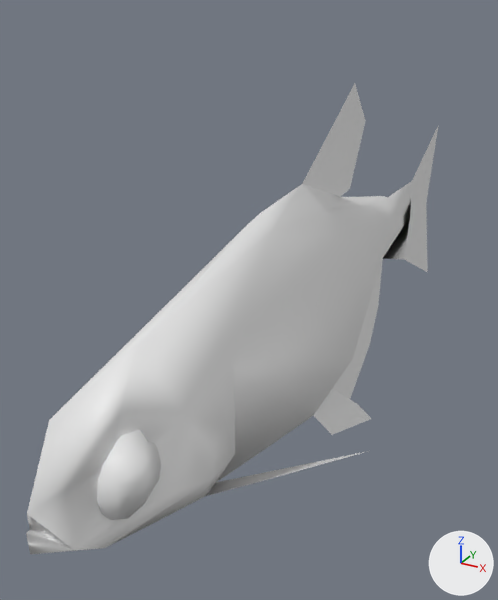
Two versions of the glTF model apps/web/public/assets/fish/neon-tetra/lod2.glb, one commit apart.
One viewpoint serves both versions: a 50 mm camera at (0.0149, -0.0281, 0.0165) aimed at (-0.0042, 0.0067, -0.0009). The axes (+X, +Y, +Z) are drawn at lower right. The lights are the same throughout. The older version comes first. Vertices at exactly the same position are counted once.

Names of what the first picture shows: 'neon-tetra'.
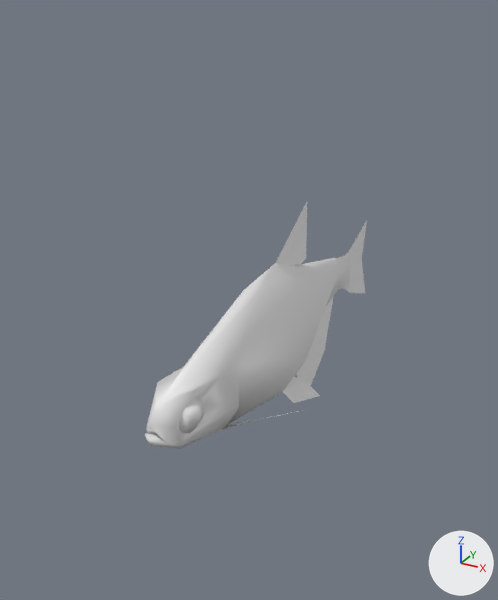
Pixel boxes (x1, y1, x2, y2) of what changed, in the pictures (498 x 600 px; the box of a moved part takes in the faces that stretch with it):
'neon-tetra', reshaped (46% narrower, 47% shorter)
    before: (26, 84, 439, 554)
    after: (145, 202, 367, 449)
part 1 of me_neon_tetra, moved or reshaped
    before: (97, 430, 161, 520)
    after: (179, 396, 205, 433)
part 2 of me_neon_tetra, added
    after: (145, 202, 367, 449)
part 3 of me_neon_tetra, deleted
    before: (26, 84, 439, 554)

Diff of the bpy script that builds the scene:
```diff
--- a/apps/web/public/assets/fish/neon-tetra/lod2.glb.py
+++ b/apps/web/public/assets/fish/neon-tetra/lod2.glb.py
@@ me_neon_tetra @@
 # used by ob_neon_tetra; location = (0.0, 0.0, 0.0)
-me_neon_tetra.from_pydata(...)  # 186 vertices, 340 faces; spans x -0.0066..0.0066, y -0.0161..0.0348, z -0.0123..0.0119
+me_neon_tetra.from_pydata(...)  # 187 vertices, 341 faces; spans x -0.0035..0.0035, y -0.0095..0.0166, z -0.0067..0.0063
+# me_neon_tetra part 1: the loose piece of 37 vertices spanning x 0.0005..0.0022, y -0.014..-0.0107, z -0.0009..0.0024 is scaled about its middle by 0.537, then moved by (-0.0006, 0.005, -0.0004)
+# me_neon_tetra part 2: a new loose piece of 108 vertices spanning x -0.0035..0.0035, y -0.0095..0.0166, z -0.0067..0.0063, in mat_paracheirodon_innesi (its picture is missing)
+# me_neon_tetra part 3
+# 107 vertices are removed from x -0.0066..0.0066, y -0.0161..0.0348, z -0.0123..0.0119
+# 190 faces are deleted
+# other edits to the shape of me_neon_tetra do not show in these pictures
 me_neon_tetra.materials.append(mat_paracheirodon_innesi)
```
